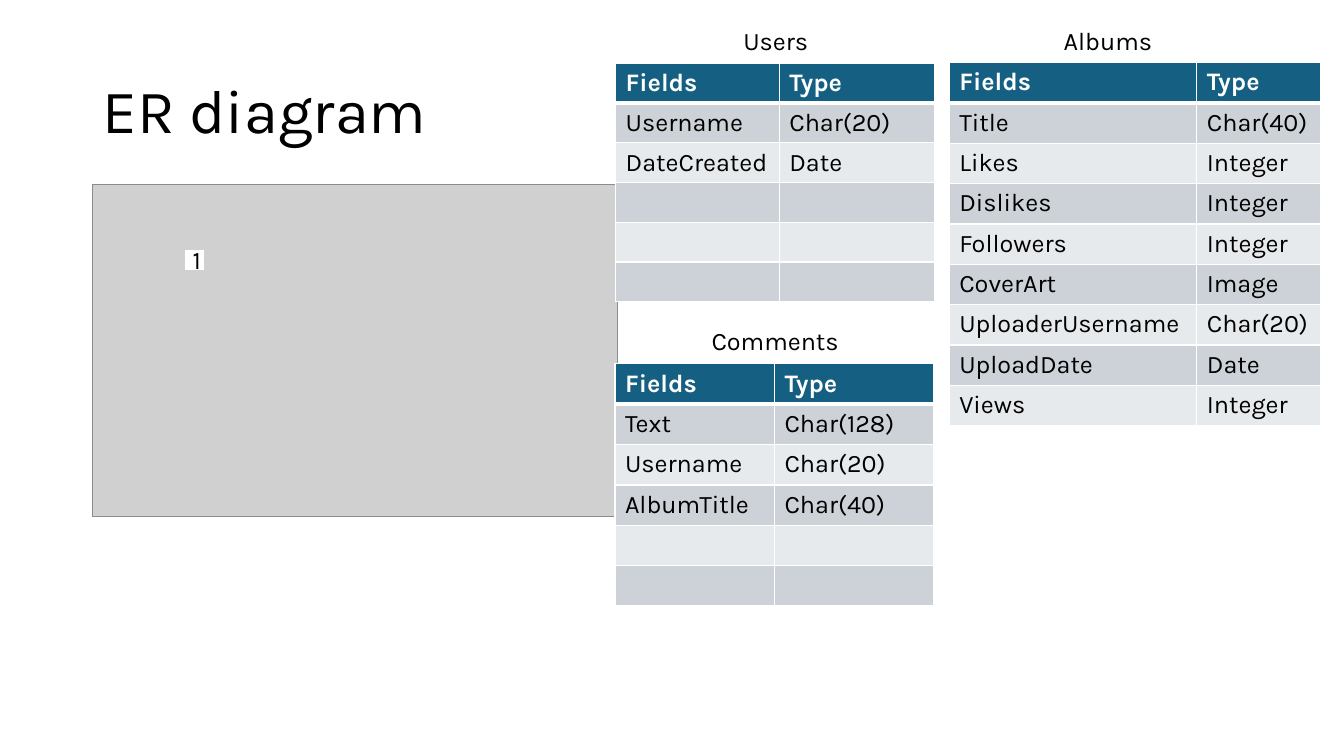
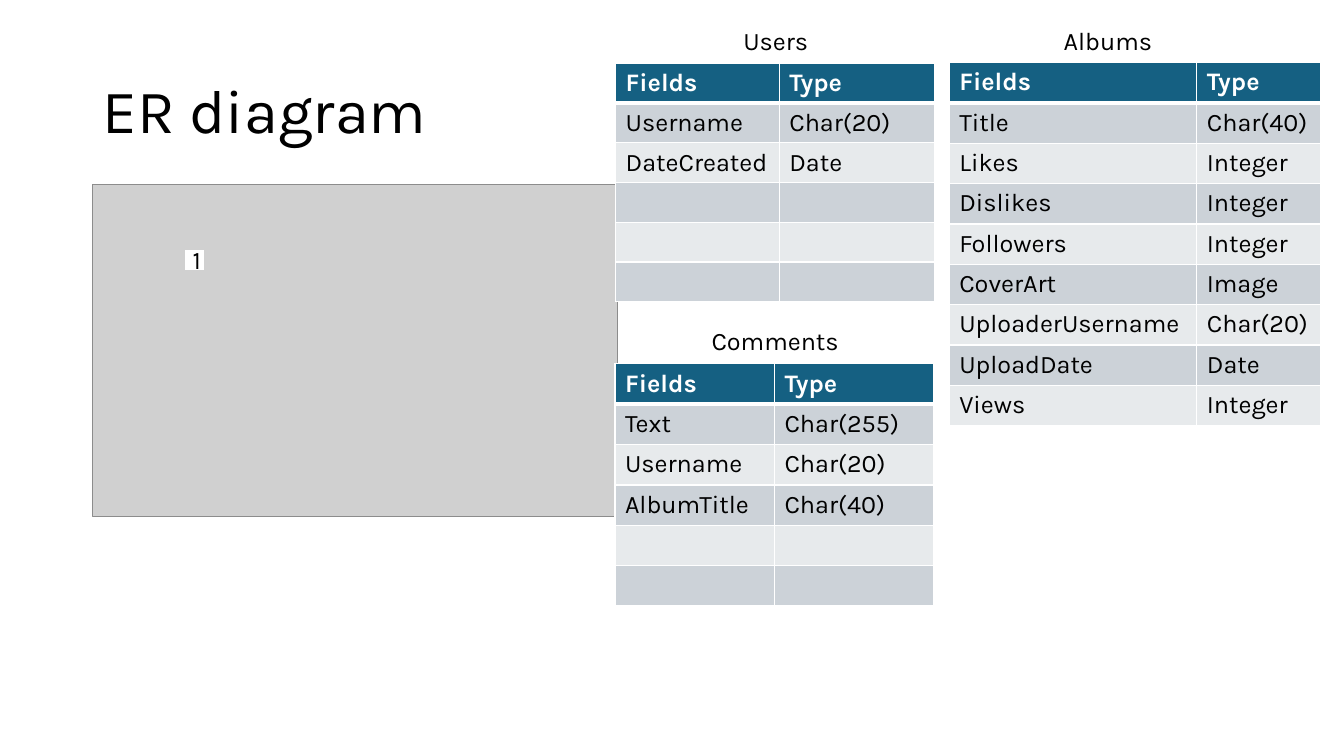
Before and after one commit to MalachyMcGinnity/WAD2GroupProject, a slide deck: slide 6 of WAD2 Group Project Design Spec.pptx (slide 4 before the commit). Drawn at 1344x756 pixels with LibreOffice and Linux fonts; fonts in the diff are those of the drawing; grey boxes stand for pictures. Boxes give left, top, right and bottom in pixels: in the first picture for what was removed or moved away, otherwise in the second. Text is boxed around its words. In the diff, an @@ line names an element or a change of style, - is before the commit and + after.

```diff
--- a/WAD2 Group Project Design Spec.pptx
+++ b/WAD2 Group Project Design Spec.pptx
@@ table at <box>615,364,934,606</box> @@
-row 2, column 2: Char(128)
+row 2, column 2: Char(255)
```
Also in this commit, not shown: 1 other slide changed, 3 slides added, 1 slide removed.
